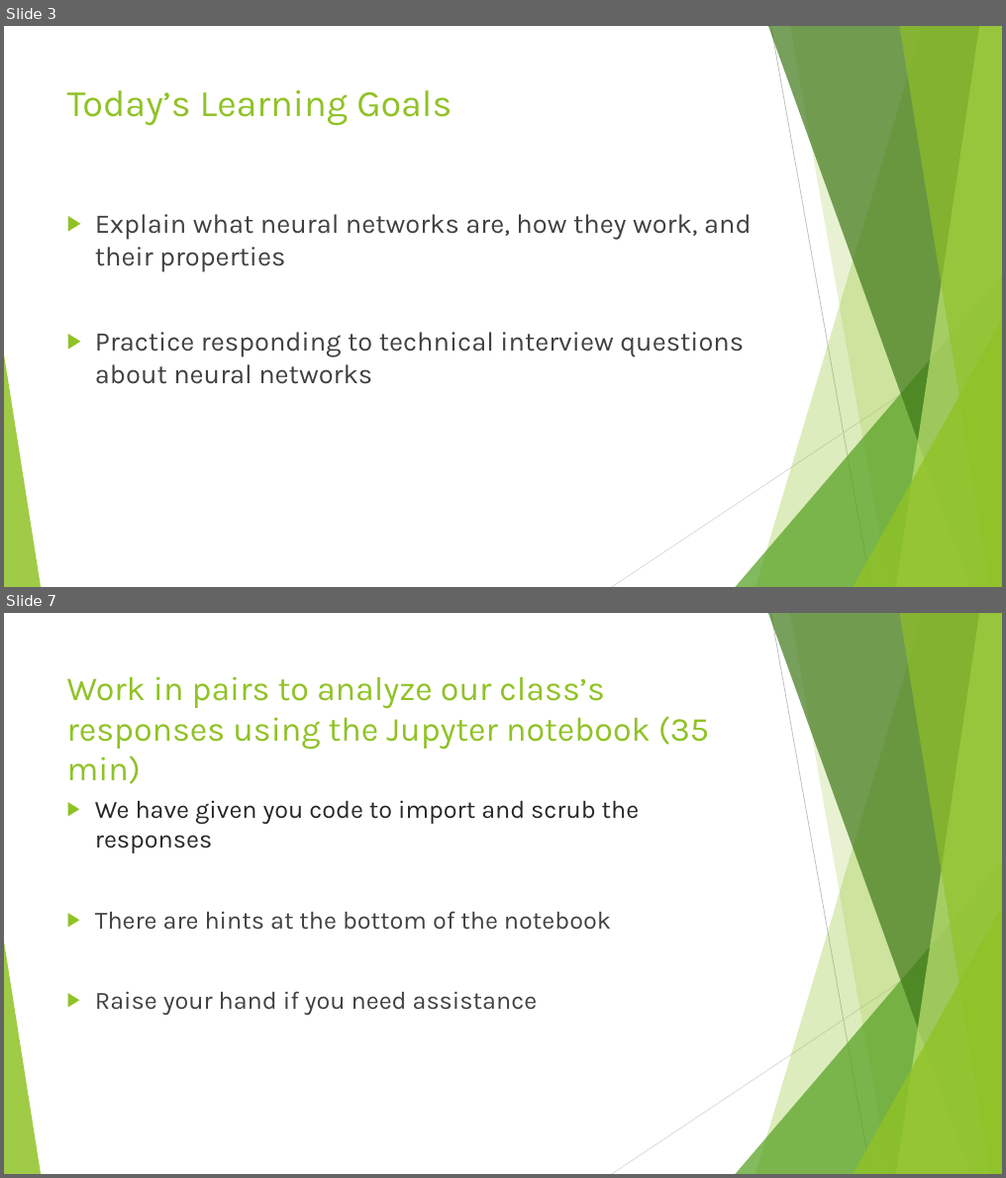
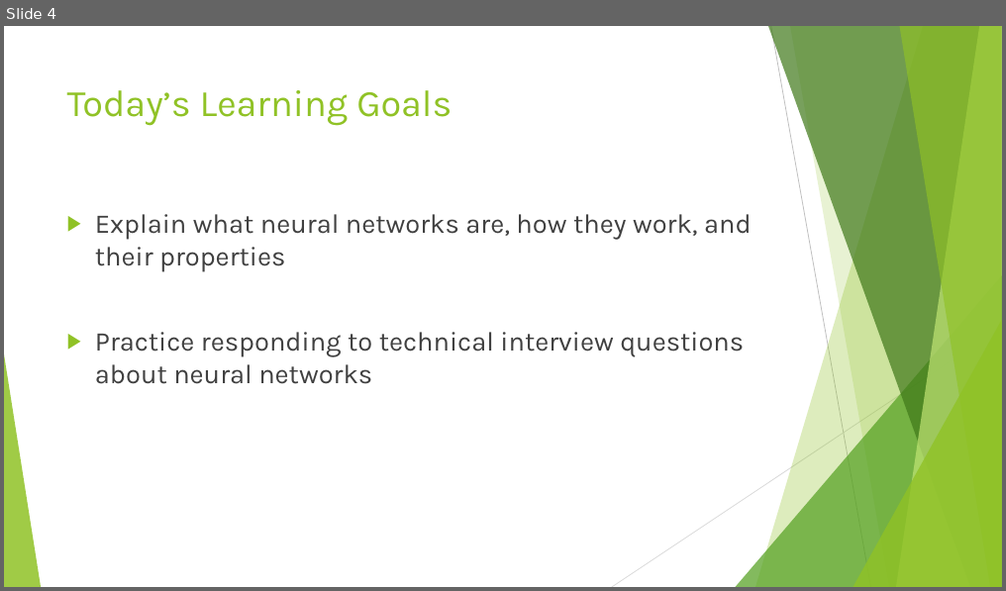
Before and after one commit to DavidBraslow/Neural-Network-Interviews, a slide deck: Neural Network Interviews Slides v2.pptx. Shown one above the other, each under a label of ours: slides 3 and 7 before the commit, slide 4 after it; the slides between them are not shown. The pictures are 1006x1178 and 1006x591 pixels, drawn with LibreOffice and Linux fonts; fonts in the diff are those of the drawing. Boxes give left, top, right and bottom in pixels: in the first picture for what was removed or moved away, otherwise in the second. Text is boxed around its words. In the diff, an @@ line names an element or a change of style, - is before the commit and + after.

```diff
--- a/Neural Network Interviews Slides v2.pptx
+++ b/Neural Network Interviews Slides v2.pptx
@@ slide 7 removed at bbox=[4, 613, 1002, 1174], background #FFFFFF; not listed: 10 template elements that a slide beside it also shows @@
@@ title removed at bbox=[67, 676, 709, 784] @@
-Work in pairs to analyze our class’s responses using the Jupyter notebook (35 min)
@@ text removed at bbox=[95, 800, 640, 1015] @@
-▶ We have given you code to import and scrub the responses
-▶ There are hints at the bottom of the notebook
-▶ Raise your hand if you need assistance
@@ what was slide 3 is now slide 4 @@
```
Also in this commit, not shown: 5 slides changed, 6 slides added, 2 other slides removed, 2 other files.
